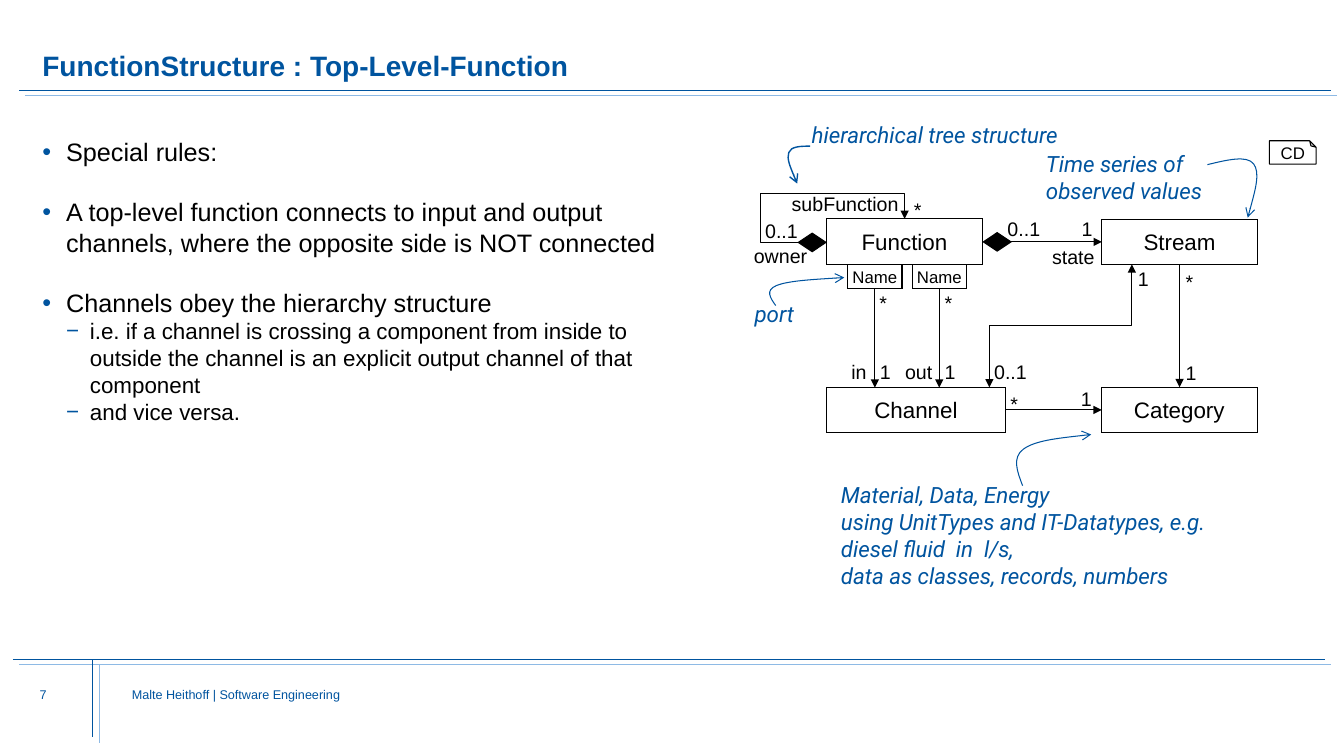
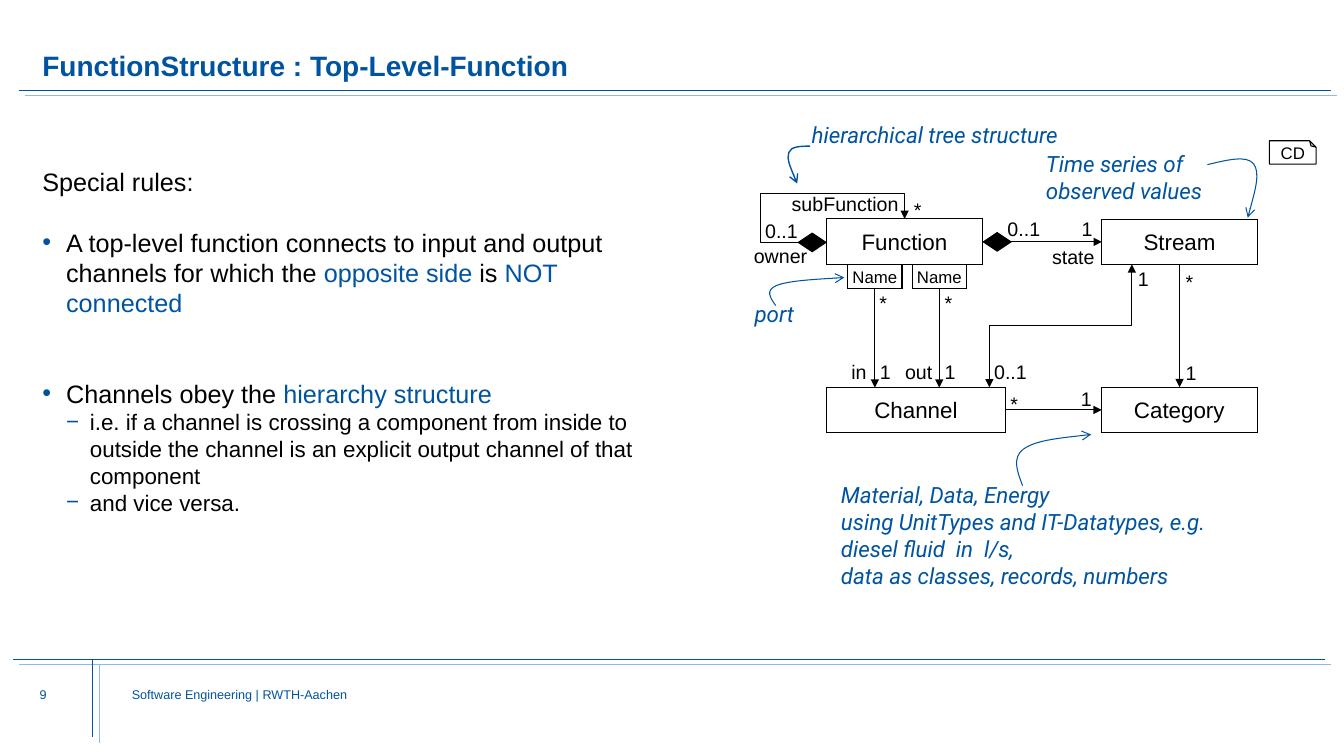
Before and after one commit to Fishi2402/montigem, a slide deck: slide 9 of products/syse_functions/doc/FunctionStructure.Explanation.pptx (slide 7 before the commit). Drawn at 1344x756 pixels with LibreOffice and Linux fonts; fonts in the diff are those of the drawing; background and template pictures are left out. Boxes give left, top, right and bottom in pixels: in the first picture for what was removed or moved away, otherwise in the second. Text is boxed around its words. In the diff, an @@ line names an element or a change of style, - is before the commit and + after.

Commit message:
FunctionStructure Update

```diff
--- a/products/syse_functions/doc/FunctionStructure.Explanation.pptx
+++ b/products/syse_functions/doc/FunctionStructure.Explanation.pptx
@@ text at [42, 172, 492, 408]: text colour #000000 to #00549F in "hierarchy structure"; bullet • to none @@
@@ text at [66, 233, 602, 313]: text changed @@
-• A top-level function connects to input and output channels, where the opposite side is NOT connected
+• A top-level function connects to input and output channels for which the opposite side is NOT connected
@@ page number at [40, 690, 47, 699]: text changed @@
-7
+9
@@ text at [132, 690, 348, 702]: text changed @@
-Malte Heithoff | Software Engineering
+Software Engineering | RWTH-Aachen
```
Also in this commit, not shown: 16 other slides changed, 4 slides added, 15 slides removed, 1 other file.
